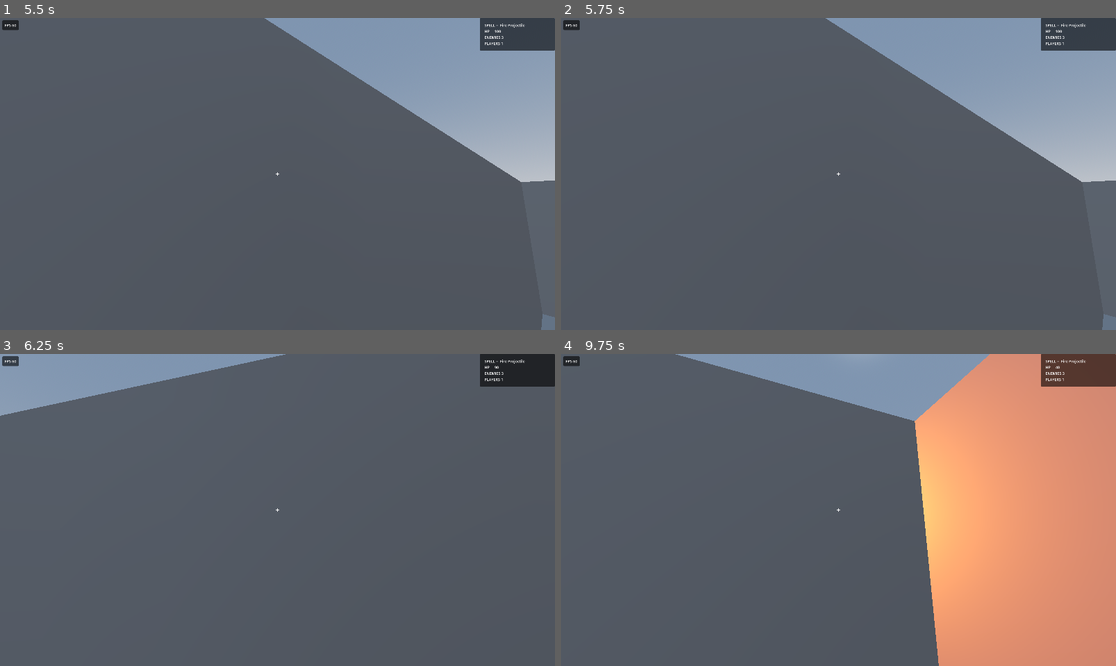
Above: before the commit, frames 1-4 (two rows, left to right).
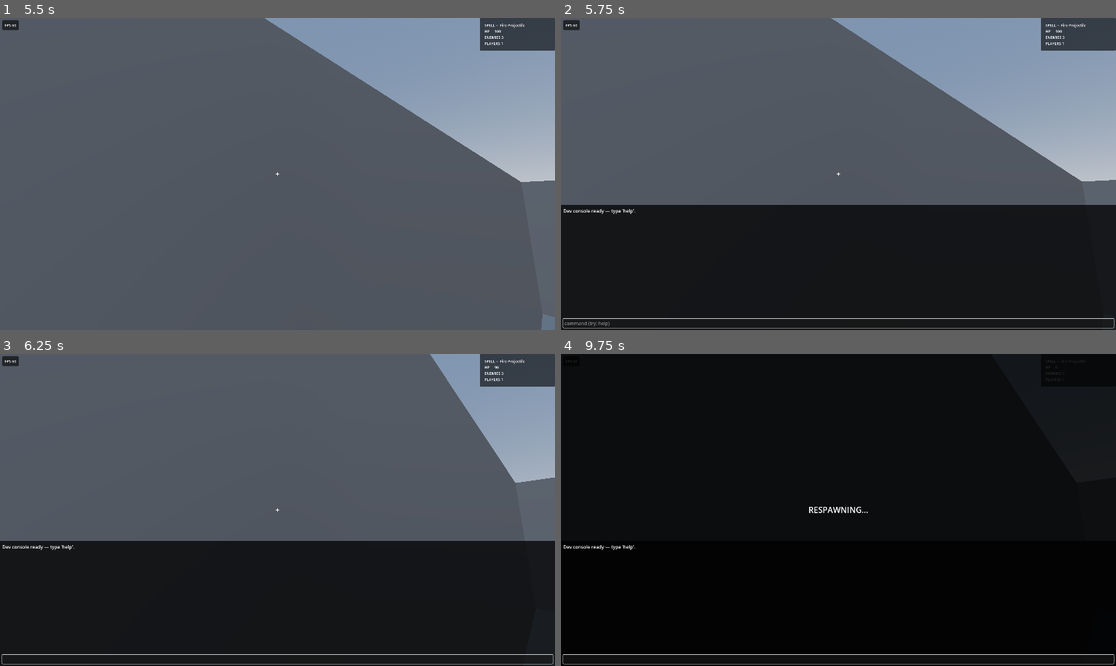
Above: after the commit, the same moments.

Repository: jonathanlake/magick-with-friends
Game: Godot game, scene res://ui/main_menu/main_menu.tscn
The game is run twice, just before and just after one commit, with the same random seed, the same clock (stepped at 60 frames per second) and the same inputs.
Inputs (mouse positions are in pixels of both pictures, inside the frame that each line leads up to):
- Up to frame 1 (5.5 s): click (277, 155) at 0.52 s; type "Alex" at 0.6 s; click (277, 174) at 0.75 s; type "12" at 0.83 s; click "Host" at 1.25 s; move the mouse to (305, 174) at 2.02 s; press the mouse at (305, 174) at 2.03 s; hold W (move_up) from 2.03 s (still down); tap Space (jump) at 2.27, 2.3, 2.57, 2.85, 3.02, 3.32, 3.8, 4.52, 4.82, 5 s; move the mouse to (249, 174) at 2.77 s; release the mouse at (249, 174) at 2.78 s; click (249, 174) at 3.05 s; move the mouse to (288, 167) at 3.52 s; press the mouse at (288, 167) at 3.53 s; tap Enter at 4.25 s; move the mouse to (271, 180) at 4.27 s; release the mouse at (271, 180) at 4.28 s; click (271, 180) at 4.35 s; move the mouse to (316, 177) at 5.02 s; hold Space (jump) from 5.03 s (still down); click (316, 177) at 5.17 s
- Up to frame 2 (5.75 s): keep holding W (move_up); keep holding Space (jump); tap ` (toggle_console, bound only after the commit) at 5.65 s
- Up to frame 3 (6.25 s): keep holding W (move_up); move the mouse to (233, 506) at 5.77 s; release Space (jump) at 5.78 s; click (233, 506) at 5.85 s; tap Space (jump) at 6.02 s
- Up to frame 4 (9.75 s): tap Space (jump) at 6.32, 6.8, 7.35, 7.52, 7.82, 8, 8.27, 8.3, 8.57, 9.02, 9.32 s; move the mouse to (844, 510) at 6.52 s; press the mouse at (844, 510) at 6.53 s; tap Enter at 7.25, 9.5 s; move the mouse to (816, 503) at 7.27 s; release W (move_up) at 7.28 s; release the mouse at (816, 503) at 7.28 s; hold D (move_right) 7.28-8.03 s; click (816, 503) at 7.55 s; move the mouse to (866, 510) at 8.02 s; press the mouse at (866, 510) at 8.03 s; hold W (move_up) from 8.03 s (still down); move the mouse to (810, 510) at 8.77 s; release the mouse at (810, 510) at 8.78 s; click (810, 510) at 8.85 s; move the mouse to (849, 503) at 9.52 s; hold Space (jump) from 9.53 s (still down); click (849, 503) at 9.67 s

Frame 1 is identical in both runs. In frame 2, 40% of the frame differs, in the area x 0-100%, y 0-100%; in frame 3, 51%; in frame 4, 100%.

Commit message:
Add host-only dev console v1 (read-only commands)
Backtick-toggled CanvasLayer console mounted only on the host (main.gd), with
read-only commands to ease playtesting: help, players, wave, clear.

While open it keeps the world running for everyone — no pause. Instead it sets
GameManager.console_open (a per-peer flag), which suspends only the host's own
player input: the input synchronizer zeroes movement/jump and player._input
early-returns (no look / no click-to-recapture); casting is already gated on a
captured mouse, which the console releases. Clients are unaffected.

New: ui/console/dev_console.{gd,tscn}.
Seams: GameManager.console_open; WaveDirector.current_wave() accessor;
toggle_console input action (backtick) in project.godot.

Validated: parse/import clean; smoke PASS (host boot mounts the console, so its
_ready + node paths are exercised). Toggle/commands/input-suppression need the
two-window manual test.

Co-Authored-By: Claude Opus 4.8 <noreply@anthropic.com>

Diff:
--- a/autoloads/game_manager.gd
+++ b/autoloads/game_manager.gd
@@ -6,3 +6,7 @@
 # Set from the main menu before host_game() / join_game(). Flows into the spawn
 # dict so all peers know each player's display name independently of peer ID.
 var player_name: String = ""
+
+# Local (per-peer) flag: true while this peer's in-game dev console is focused. Player look /
+# movement / cast are suspended while set, so typing commands doesn't drive the character.
+var console_open: bool = false
--- a/components/player_input_synchronizer_component.gd
+++ b/components/player_input_synchronizer_component.gd
@@ -10,5 +10,9 @@
 
 
 func gather_input():
+	if GameManager.console_open:
+		movement_vector = Vector2.ZERO
+		is_jump_pressed = false
+		return
 	movement_vector = Input.get_vector("move_left", "move_right", "move_up", "move_down")
 	is_jump_pressed = Input.is_action_pressed("jump")
--- a/entities/player/player.gd
+++ b/entities/player/player.gd
@@ -57,6 +57,8 @@
 func _input(event: InputEvent) -> void:
 	if not is_multiplayer_authority():
 		return
+	if GameManager.console_open:
+		return  # dev console focused — don't look / re-capture the mouse
 	if event.is_action_pressed("ui_cancel"):
 		Input.mouse_mode = Input.MOUSE_MODE_VISIBLE
 	if event is InputEventMouseButton and event.button_index == MOUSE_BUTTON_LEFT \
--- a/main.gd
+++ b/main.gd
@@ -2,6 +2,7 @@
 
 var player_scene: PackedScene = preload("uid://cunquuhctdb1o")
 var _hud_scene: PackedScene = preload("uid://ct7hud5x8kl3n")
+var _console_scene: PackedScene = preload("res://ui/console/dev_console.tscn")
 # New assets — referenced by path until the editor assigns a uid.
 var projectile_scene: PackedScene = preload("res://entities/projectiles/projectile.tscn")
 var enemy_scene: PackedScene = preload("res://entities/enemies/enemy_base.tscn")
@@ -48,6 +49,8 @@
 		return enemy
 
 	if multiplayer.is_server():
+		# Host-only dev console (read-only commands to ease playtesting).
+		add_child(_console_scene.instantiate())
 		# Spawn the host's own player immediately — no RPC needed.
 		multiplayer_spawner.spawn({"peer_id": multiplayer.get_unique_id(), "player_name": GameManager.player_name})
 		NetworkManager.peer_disconnected.connect(_on_peer_disconnected)
--- a/project.godot
+++ b/project.godot
@@ -64,6 +64,11 @@
 "events": [Object(InputEventKey,"resource_local_to_scene":false,"resource_name":"","device":-1,"window_id":0,"alt_press …(191 unchanged characters)…
 ]
 }
+toggle_console={
+"deadzone": 0.5,
+"events": [Object(InputEventKey,"resource_local_to_scene":false,"resource_name":"","device":-1,"window_id":0,"alt_pressed":false,"shift_pressed":false,"ctrl_pressed":false,"meta_pressed":false,"pressed":false,"keycode":0,"physical_keycode":96,"key_label":0,"unicode":96,"location":0,"echo":false,"script":null)
+]
+}
 
 [physics]
 
--- a/systems/director/wave_director.gd
+++ b/systems/director/wave_director.gd
@@ -19,6 +19,11 @@
 
 var _wave_index: int = 0
 var _enemy_counter: int = 0
+
+
+# Read-only accessor for the dev console / HUD.
+func current_wave() -> int:
+	return _wave_index
 
 
 func _ready() -> void:
--- /dev/null
+++ b/ui/console/dev_console.gd
@@ -0,0 +1,85 @@
+extends CanvasLayer
+
+## Host-only dev console (v1). Toggled with backtick. Read-only commands to ease playtesting:
+## help / players / wave / clear. Mounted only on the host (see main.gd), so it is inherently
+## host-only. While open it sets GameManager.console_open (suspends the host's player input —
+## look/move/cast) and frees the mouse; the world keeps running for everyone (no pause).
+
+@onready var _panel: Control = $Panel
+@onready var _output: RichTextLabel = $Panel/Margin/VBox/Output
+@onready var _line_edit: LineEdit = $Panel/Margin/VBox/Input
+
+var _open: bool = false
+
+
+func _ready() -> void:
+	_panel.visible = false
+	_line_edit.text_submitted.connect(_on_submit)
+	_println("Dev console ready — type 'help'.")
+
+
+func _input(event: InputEvent) -> void:
+	if event.is_action_pressed("toggle_console"):
+		_toggle()
+		get_viewport().set_input_as_handled()  # don't let backtick reach the LineEdit
+
+
+func _toggle() -> void:
+	_open = not _open
+	_panel.visible = _open
+	GameManager.console_open = _open
+	if _open:
+		Input.mouse_mode = Input.MOUSE_MODE_VISIBLE
+		_line_edit.clear()
+		_line_edit.grab_focus()
+	else:
+		Input.mouse_mode = Input.MOUSE_MODE_CAPTURED
+
+
+func _on_submit(text: String) -> void:
+	var line := text.strip_edges()
+	_line_edit.clear()
+	if not line.is_empty():
+		_println("> " + line)
+		_run(line)
+	_line_edit.grab_focus()
+
+
+func _run(line: String) -> void:
+	var parts := line.split(" ", false)
+	var cmd := parts[0].to_lower()
+	match cmd:
+		"help":
+			_println("commands: help, players, wave, clear")
+		"clear":
+			_output.clear()
+		"players":
+			_cmd_players()
+		"wave":
+			_cmd_wave()
+		_:
+			_println("unknown command: %s (try help)" % cmd)
+
+
+func _cmd_players() -> void:
+	var main := get_parent()
+	var count := 0
+	for child in main.get_children():
+		if child is Player:
+			count += 1
+			_println("  %s: %s" % [child.name, child.player_name])
+	if count == 0:
+		_println("  (no players)")
+
+
+func _cmd_wave() -> void:
+	var main := get_parent()
+	var director := main.get_node_or_null("WaveDirector")
+	var enemies := main.get_node_or_null("Enemies")
+	var wave_txt: String = str(director.current_wave()) if director and director.has_method("current_wave") else "?"
+	var alive: int = enemies.get_child_count() if enemies else 0
+	_println("  wave %s, %d enemies alive" % [wave_txt, alive])
+
+
+func _println(s: String) -> void:
+	_output.add_text(s + "\n")
--- /dev/null
+++ b/ui/console/dev_console.tscn
@@ -0,0 +1,38 @@
+[gd_scene load_steps=3 format=3]
+
+[ext_resource type="Script" path="res://ui/console/dev_console.gd" id="1_console"]
+
+[sub_resource type="StyleBoxFlat" id="StyleBoxFlat_console"]
+bg_color = Color(0, 0, 0, 0.75)
+content_margin_left = 8.0
+content_margin_top = 8.0
+content_margin_right = 8.0
+content_margin_bottom = 8.0
+
+[node name="DevConsole" type="CanvasLayer"]
+layer = 128
+script = ExtResource("1_console")
+
+[node name="Panel" type="PanelContainer" parent="."]
+anchor_top = 0.6
+anchor_right = 1.0
+anchor_bottom = 1.0
+grow_horizontal = 2
+grow_vertical = 2
+theme_override_styles/panel = SubResource("StyleBoxFlat_console")
+
+[node name="Margin" type="MarginContainer" parent="Panel"]
+layout_mode = 2
+
+[node name="VBox" type="VBoxContainer" parent="Panel/Margin"]
+layout_mode = 2
+
+[node name="Output" type="RichTextLabel" parent="Panel/Margin/VBox"]
+layout_mode = 2
+size_flags_vertical = 3
+focus_mode = 0
+scroll_following = true
+
+[node name="Input" type="LineEdit" parent="Panel/Margin/VBox"]
+layout_mode = 2
+placeholder_text = "command (try: help)"
Not shown, added: ui/console/dev_console.gd.uid
